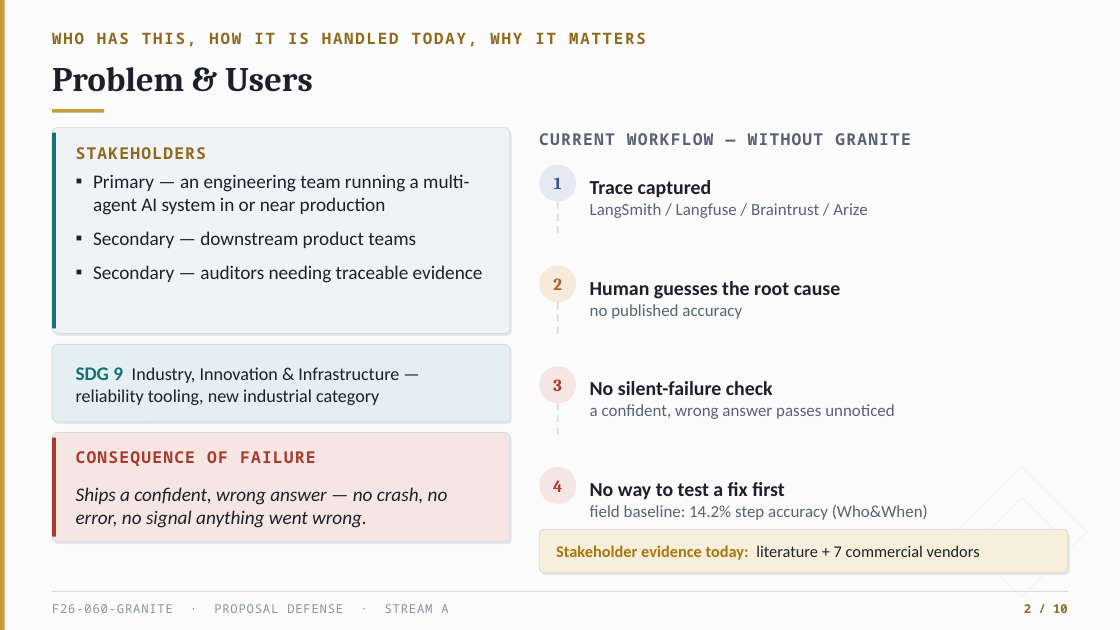
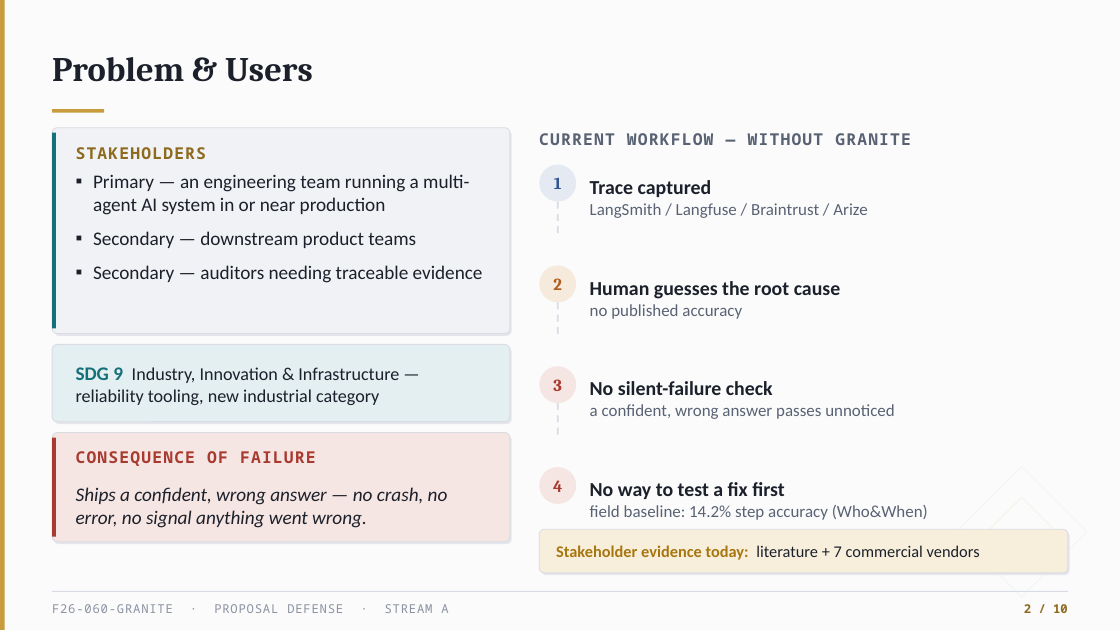
Before and after one commit to Shahoud867/Final-Year-Project, a slide deck: slide 2 of markdowns/05-deliverables/proposal-deck/Granite_Proposal_Defense_v2.pptx. Drawn at 1120x630 pixels with LibreOffice and Linux fonts; fonts in the diff are those of the drawing. Boxes give left, top, right and bottom in pixels: in the first picture for what was removed or moved away, otherwise in the second. Text is boxed around its words. In the diff, an @@ line names an element or a change of style, - is before the commit and + after.

```diff
--- a/markdowns/05-deliverables/proposal-deck/Granite_Proposal_Defense_v2.pptx
+++ b/markdowns/05-deliverables/proposal-deck/Granite_Proposal_Defense_v2.pptx
@@ text "Problem & Users": place and size @@
-text "Problem & Users" at <box>52,67,313,92</box>
+text "Problem & Users" at <box>52,57,313,82</box>
@@ text removed at <box>52,32,646,47</box> @@
-WHO HAS THIS, HOW IT IS HANDLED TODAY, WHY IT MATTERS
```
Also in this commit, not shown: 9 other slides changed, 4 other files.
